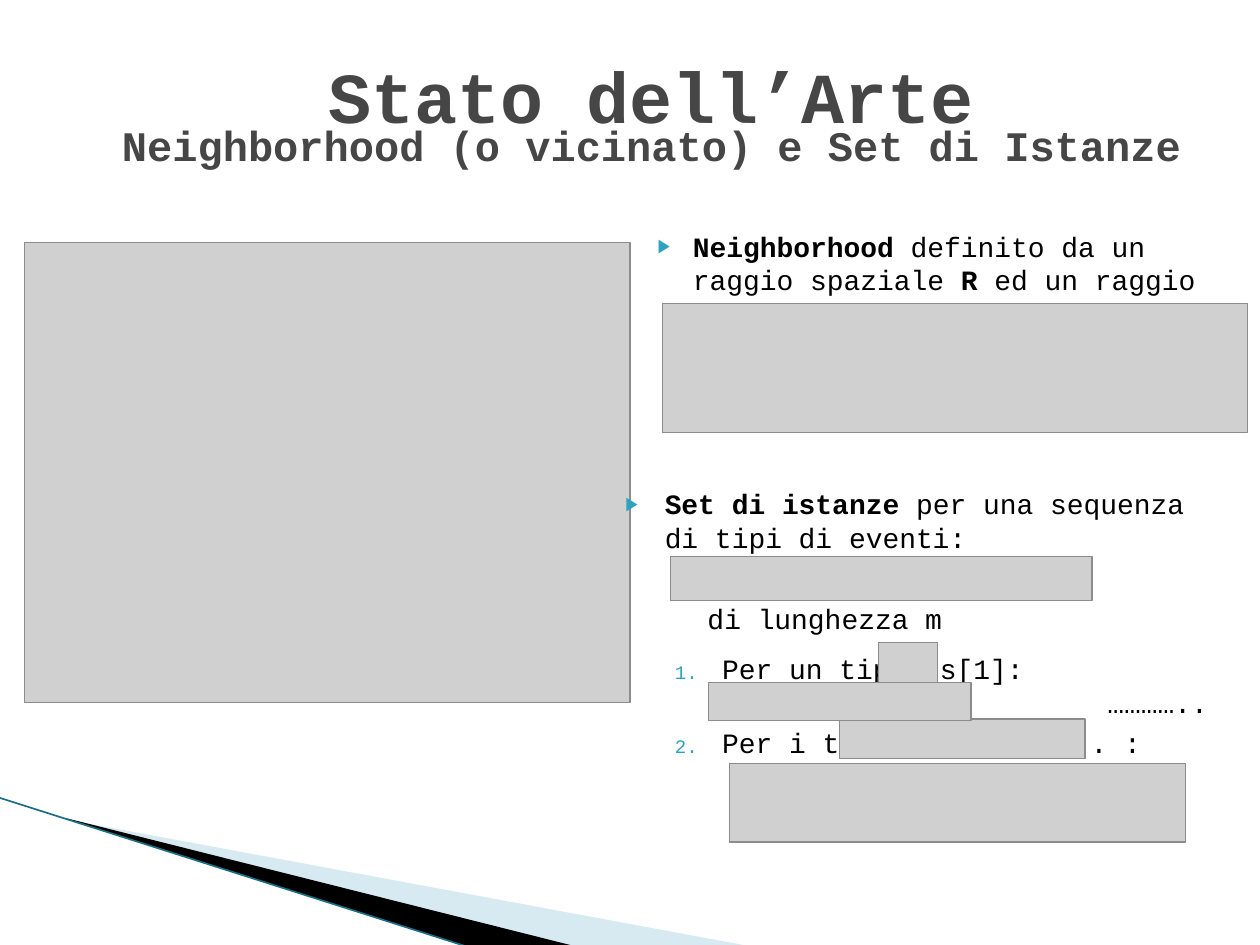
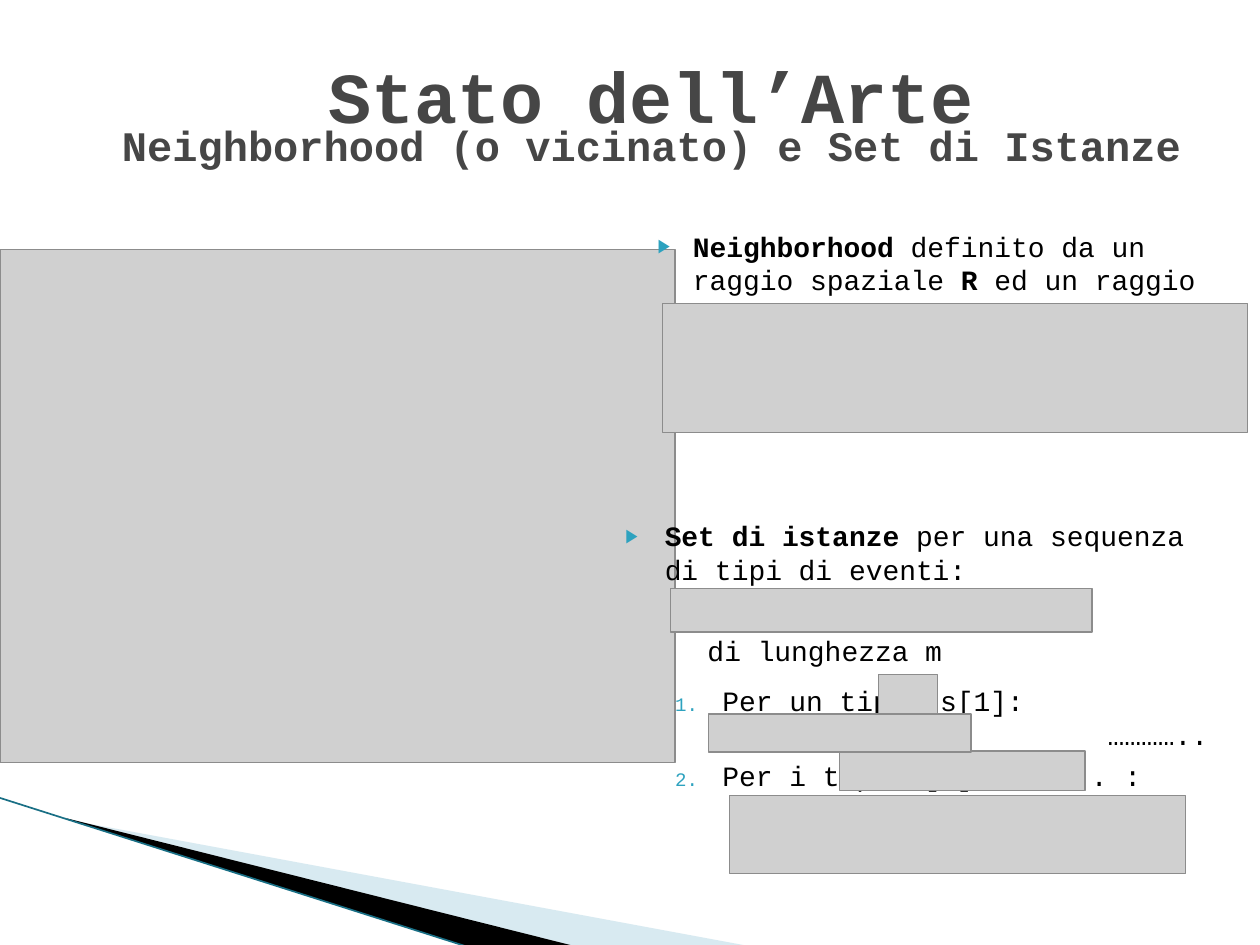
Before and after one commit to fedelux3/Bachelor-Thesis, a slide deck: slide 3 of presentazione.pptx. Drawn at 1260x945 pixels with LibreOffice and Linux fonts; fonts in the diff are those of the drawing; grey boxes stand for pictures; background and template pictures are left out. Boxes give left, top, right and bottom in pixels: in the first picture for what was removed or moved away, otherwise in the second. Text is boxed around its words. In the diff, an @@ line names an element or a change of style, - is before the commit and + after.

Commit message:
up

```diff
--- a/presentazione.pptx
+++ b/presentazione.pptx
@@ picture: place and size @@
-picture at [25,242,630,702]
+picture at [0,249,675,764]
@@ 5 pictures, 1 text: place and size @@
-5 pictures, 1 text at [665,495,1186,842]
+5 pictures, 1 text at [665,526,1186,873]
@@ text "Per un tipo s[1]: …………..": place and size @@
-text "Per un tipo s[1]: ………….." at [722,659,1107,762]
+text "Per un tipo s[1]: ………….." at [722,692,1108,794]
```
Also in this commit, not shown: 1 other slide changed, 4 slides added, 1 slide removed.
